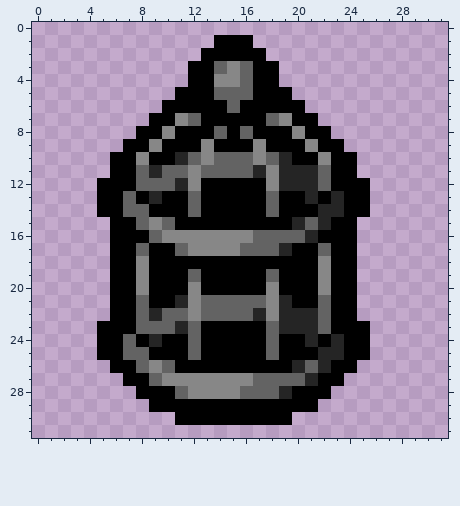
Two states of a pixel-art sprite, resources/gfx/items/collectibles/Claustrophobia.png. The picture above is the old version.
The file is 32x32 pixels.
Once edited:
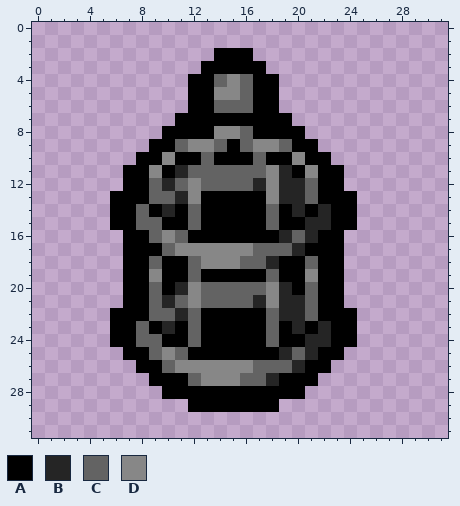
Palette (. is transparent): A #000000  B #252525  C #636363  D #878787
Changes in this commit:
y 1: x 14..16 AAA -> ...
y 2: x 13 A -> .; x 17 A -> .
y 3: x 12 A -> .; x 14..16 CDC -> AAA; x 18 A -> .
y 4: x 14 D -> C
y 5: x 11 A -> .; x 14..15 CC -> DD; x 19 A -> .
y 6: x 10..11 AA -> ..; x 14 A -> C; x 16 A -> C; x 19..20 AA -> ..
y 7: x 9..12 AADC -> ..AA; x 18..21 CDAA -> AA..
y 8: x 8..10 AAD -> ..A; x 14..15 CA -> DD; x 20..22 DAA -> A..
y 9: x 7..9 AAD -> ..A; x 11..12 AA -> CD; x 14 A -> C; x 16 A -> C; x 18..19 AA -> DC; x 21..23 DAA -> A..
y 10: x 6..8 AAD -> ..A; x 10..20 ABCDCCCDCBA -> DAACAAACAAD; x 22..24 DAA -> A..
y 11: x 6 A -> .; x 8..12 CBCCD -> ADABC; x 17 B -> C; x 20..22 BBC -> ADA; x 24 A -> .
y 12: x 5..6 AA -> ..; x 8 C -> A; x 10..11 CB -> BC; x 13..17 AAAAA -> CCCCB; x 21..22 BC -> CA; x 24..25 AA -> ..
y 13: x 5 A -> .; x 7 C -> A; x 9..12 BAAC -> CCBD; x 18..21 CAAB -> DBBC; x 23 B -> A; x 25 A -> .
y 14: x 5 A -> .; x 7 C -> A; x 10 A -> B; x 20 A -> B; x 23 B -> A; x 25 A -> .
y 15: x 9..10 DC -> CA; x 12 A -> C; x 18 A -> C; x 20..21 BC -> AB
y 16: x 6 A -> .; x 11..19 DDDDDDCCC -> CAAAAAAAB; x 24 A -> .
y 17: x 6 A -> .; x 8 C -> A; x 10..11 AC -> CD; x 16 C -> D; x 19..20 BA -> CB; x 22 C -> A; x 24 A -> .
y 18: x 6 A -> .; x 8..9 DA -> AC; x 12..18 AAAAAAA -> CDDDCCB; x 21..22 AD -> CA; x 24 A -> .
y 19: x 6 A -> .; x 8..9 DA -> AD; x 21..22 AD -> DA; x 24 A -> .
y 20: x 6 A -> .; x 8..9 DA -> AC; x 11 A -> B; x 13..17 AAAAA -> CCCCC; x 19 A -> B; x 21..22 AD -> CA; x 24 A -> .
y 21: x 6 A -> .; x 8..11 CAAB -> ACBC; x 17 C -> B; x 20..22 AAC -> BCA; x 24 A -> .
y 22: x 8..9 CB -> AC; x 11..18 CDCCCCBD -> BCAAAAAC; x 21..22 BC -> CA
y 23: x 5 A -> .; x 9..11 CCB -> ABA; x 19 B -> A; x 21..22 BC -> AB; x 25 A -> .
y 24: x 5 A -> .; x 7..9 CAB -> ACC; x 22..23 AB -> BA; x 25 A -> .
y 25: x 5..12 AACCAAAC -> ..AACDCA; x 18..25 CAAABBAA -> ABCBAA..
y 26: x 6..9 AACD -> ..AA; x 11..19 AAAAAAAAA -> DDDDDDCCC; x 21..24 CBAA -> AA..
y 27: x 7..12 AACDDD -> ..AAAC; x 16 D -> C; x 18..23 CCCBAA -> BAAA..
y 28: x 8..9 AA -> ..; x 11..19 CDDDDCCCB -> AAAAAAAAA; x 21..22 AA -> ..
y 29: x 9..11 AAA -> ...; x 19..21 AAA -> ...
y 30: x 11..19 AAAAAAAAA -> .........
Pixel boxes of the changes (left, top, right, bottom) in both pictures:
changed: (97, 35, 370, 425)
